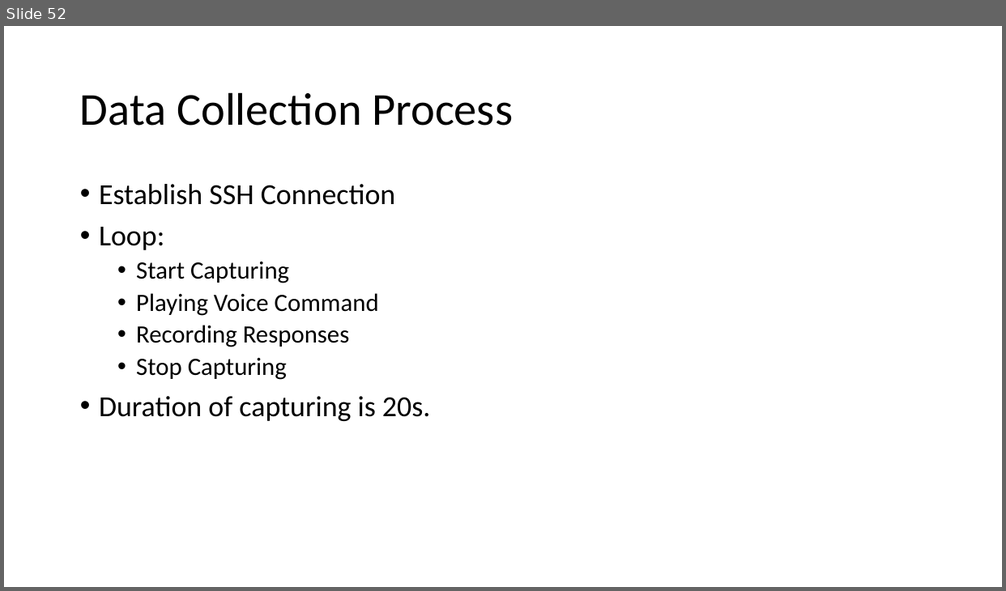
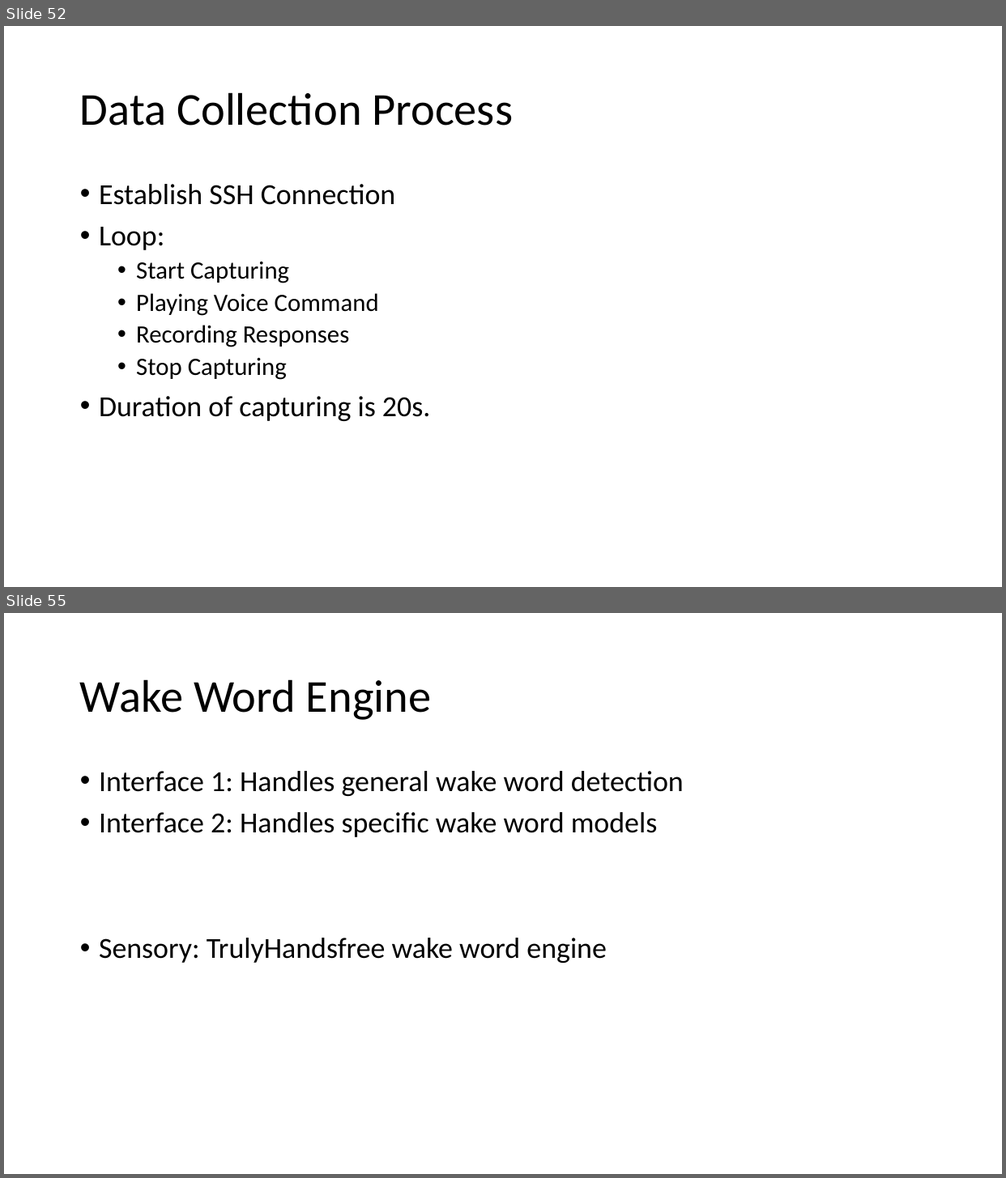
Before and after one commit to GXG-CS/Pi-Alexa, a slide deck: Presentation1.pptx. Shown one above the other, each under a label of ours: slide 52 before the commit, slides 52 and 55 after it; the slides between them are not shown. The pictures are 1006x591 and 1006x1178 pixels, drawn with LibreOffice and Linux fonts; fonts in the diff are those of the drawing. Boxes give left, top, right and bottom in pixels: in the first picture for what was removed or moved away, otherwise in the second. Text is boxed around its words. In the diff, an @@ line names an element or a change of style, - is before the commit and + after.

```diff
--- a/Presentation1.pptx
+++ b/Presentation1.pptx
@@ slide 55 added at [4,613,1002,1174], background #FFFFFF @@
@@ title added at [80,679,431,720], 44 pt, text #000000 @@
+Wake Word Engine
@@ text added at [99,771,684,963], 28 pt, text #000000 @@
+• Interface 1: Handles general wake word detection
+• Interface 2: Handles specific wake word models
+• Sensory: TrulyHandsfree wake word engine
```
Also in this commit, not shown: 2 other slides added, 1 other file.
